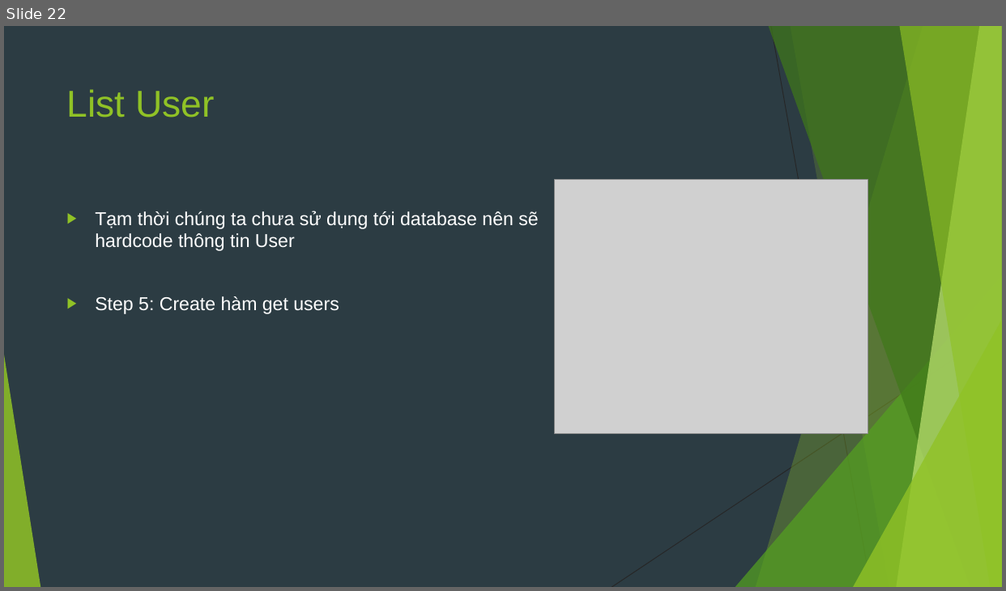
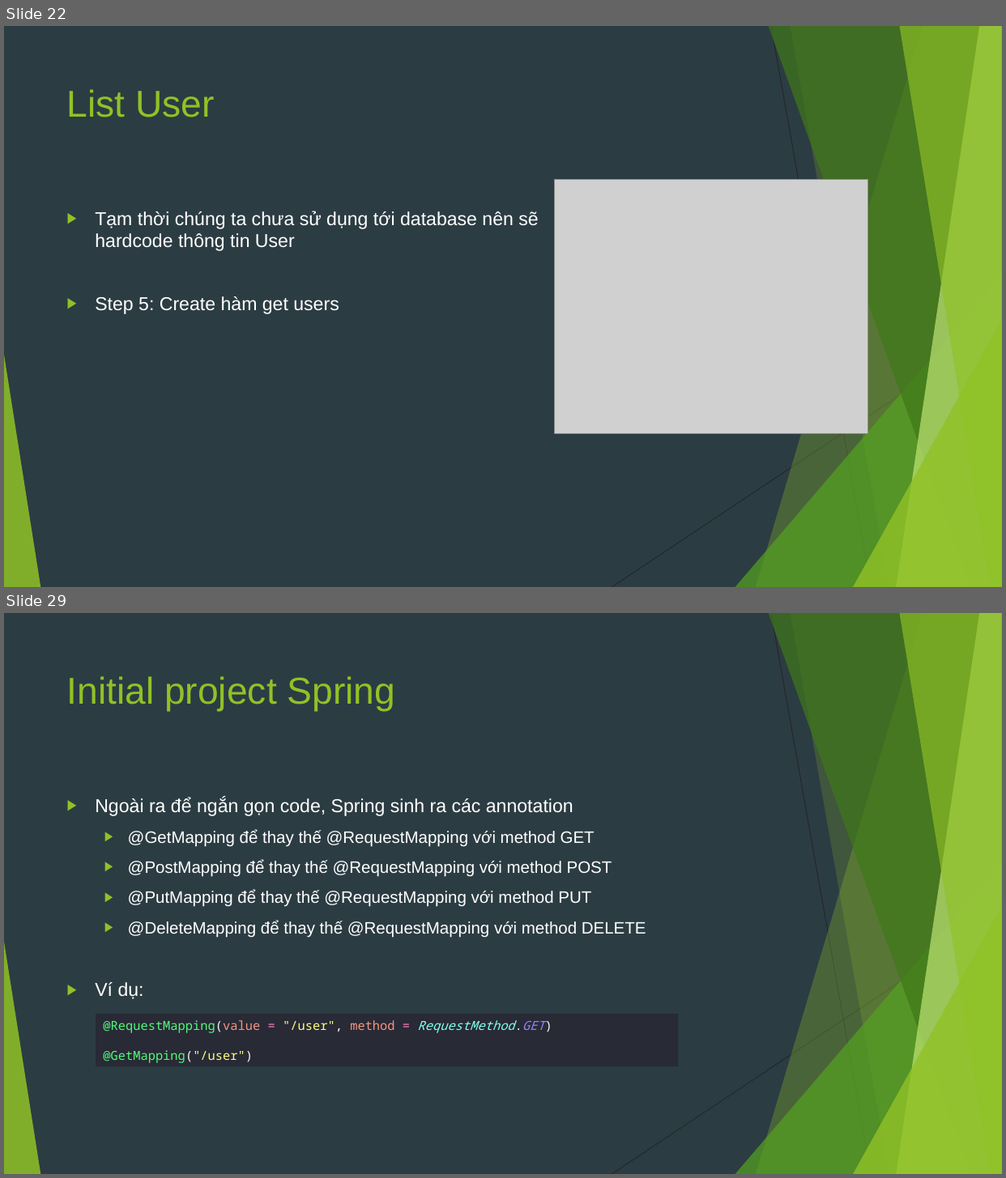
Before and after one commit to sobbingwind/SpringBoot, a slide deck: 02.RESTful API.pptx. Shown one above the other, each under a label of ours: slide 22 before the commit, slides 22 and 29 after it; the slides between them are not shown. The pictures are 1006x591 and 1006x1178 pixels, drawn with LibreOffice and Linux fonts; fonts in the diff are those of the drawing; grey boxes stand for pictures. Boxes give left, top, right and bottom in pixels: in the first picture for what was removed or moved away, otherwise in the second. Text is boxed around its words. In the diff, an @@ line names an element or a change of style, - is before the commit and + after.

```diff
--- a/02.RESTful API.pptx
+++ b/02.RESTful API.pptx
@@ slide 29 added at (x1=4, y1=613, x2=1002, y2=1174), background #2C3C43; not listed: 10 template elements that a slide beside it also shows @@
@@ title added at (x1=67, y1=676, x2=395, y2=712), 36 pt, text #90C226 @@
+Initial project Spring
@@ text added at (x1=95, y1=797, x2=646, y2=999), 16 pt, text #FFFFFF @@
+▶ Ngoài ra để ngắn gọn code, Spring sinh ra các annotation
+  ▶ @GetMapping để thay thế @RequestMapping với method GET
+  ▶ @PostMapping để thay thế @RequestMapping với method POST
+  ▶ @PutMapping để thay thế @RequestMapping với method PUT
+  ▶ @DeleteMapping để thay thế @RequestMapping với method DELETE
+▶ Ví dụ:
@@ rectangle added at (x1=96, y1=1014, x2=678, y2=1067), fill #282A36, 12 pt, text #50FA78 @@
+@RequestMapping(value = "/user", method = RequestMethod.GET)
+@GetMapping("/user")
```
Also in this commit, not shown: 1 slide changed, 6 other slides added.
